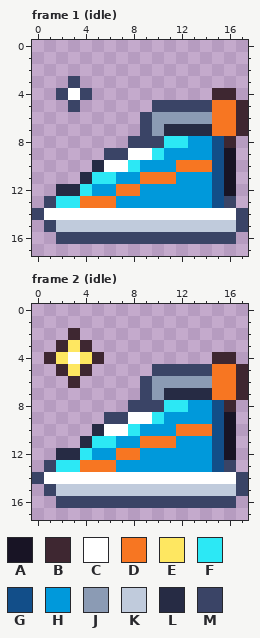
A pixel-art file gets an edit: art/drops/drop-running-shoes@75.aseprite. The picture above is the old version.
18x18 pixels, 2 frames. Shown: frame 1 (idle), frame 2 (idle).
Palette (. is transparent): A #181425  B #3e2731  C #ffffff  D #f77622  E #fee761  F #2ce8f5  G #124e89  H #0099db  J #8b9bb4  K #c0cbdc  L #262b44  M #3a4466
Pixels before, frame 1 (idle), first column x 0:
 3 ...M..............
 4 ..MCM..........BB.
 5 ...M......MMMMMDDB
 6 .........MJJJJJDDB
 7 .........MJLLLLDDB
 8 ........MMMFFHHGB.
 9 ......MMCCFHHHHGA.
10 .....LCCFHHHDDDGA.
11 ....LFFHHDDDHHHGA.
12 ..LLFHHDDHHHHHHGA.
13 .MFFDDDHHHHHHHHGM.
14 MCCCCCCCCCCCCCCCCM
15 .MKKKKKKKKKKKKKKKM
16 ..MMMMMMMMMMMMMMM.
Pixels before, frame 2 (idle), first column x 0:
 2 ...B..............
 3 ..BEB.............
 4 .BECEB.........BB.
 5 ..BEB.....MMMMMDDB
 6 ...B.....MJJJJJDDB
 7 .........MJLLLLDDB
 8 ........MMMFFHHGB.
 9 ......MMCCFHHHHGA.
10 .....LCCFHHHDDDGA.
11 ....LFFHHDDDHHHGA.
12 ..LLFHHDDHHHHHHGA.
13 .MFFDDDHHHHHHHHGM.
14 MCCCCCCCCCCCCCCCCM
15 .MKKKKKKKKKKKKKKKM
16 ..MMMMMMMMMMMMMMM.
Once edited:
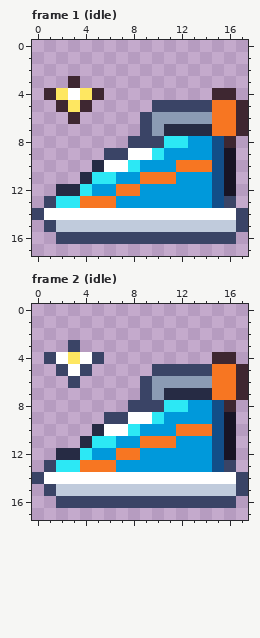
Edits made:
Changed rows in their new state; - is an unchanged pixel.
Frame 1 (idle):
first column x 1:
 3 --B--
 4 BE-EB
 5 -BEB-
 6 --B--
Frame 2 (idle):
first column x 1:
 2 --.--
 3 -.M.-
 4 MCECM
 5 -MCM-
 6 --M--
Boxes around the changes in both pictures, in picture pixels (x1, y1, x2, y2):
changed: (44, 76, 104, 124)
changed: (44, 328, 104, 388)
